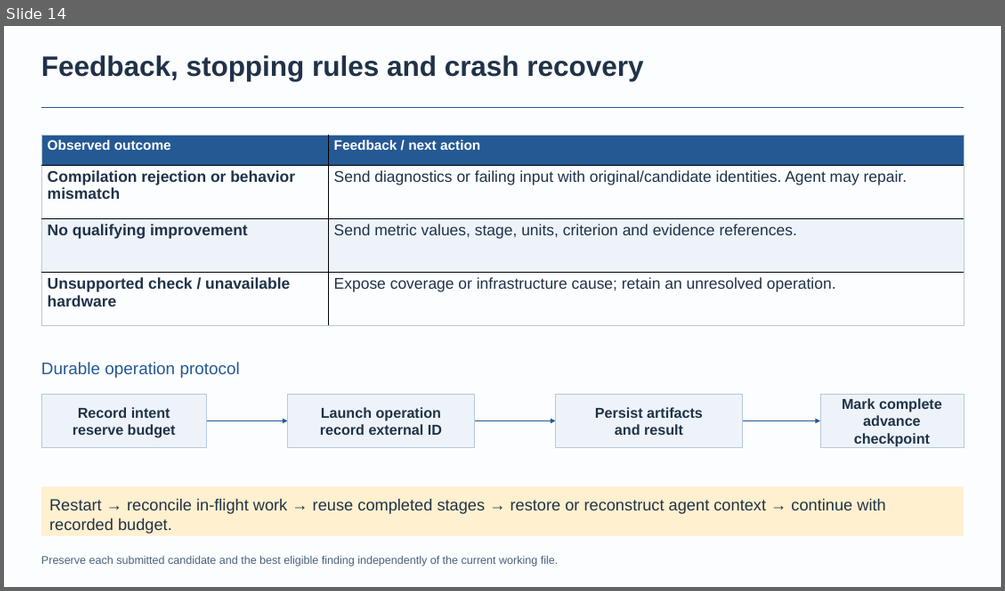
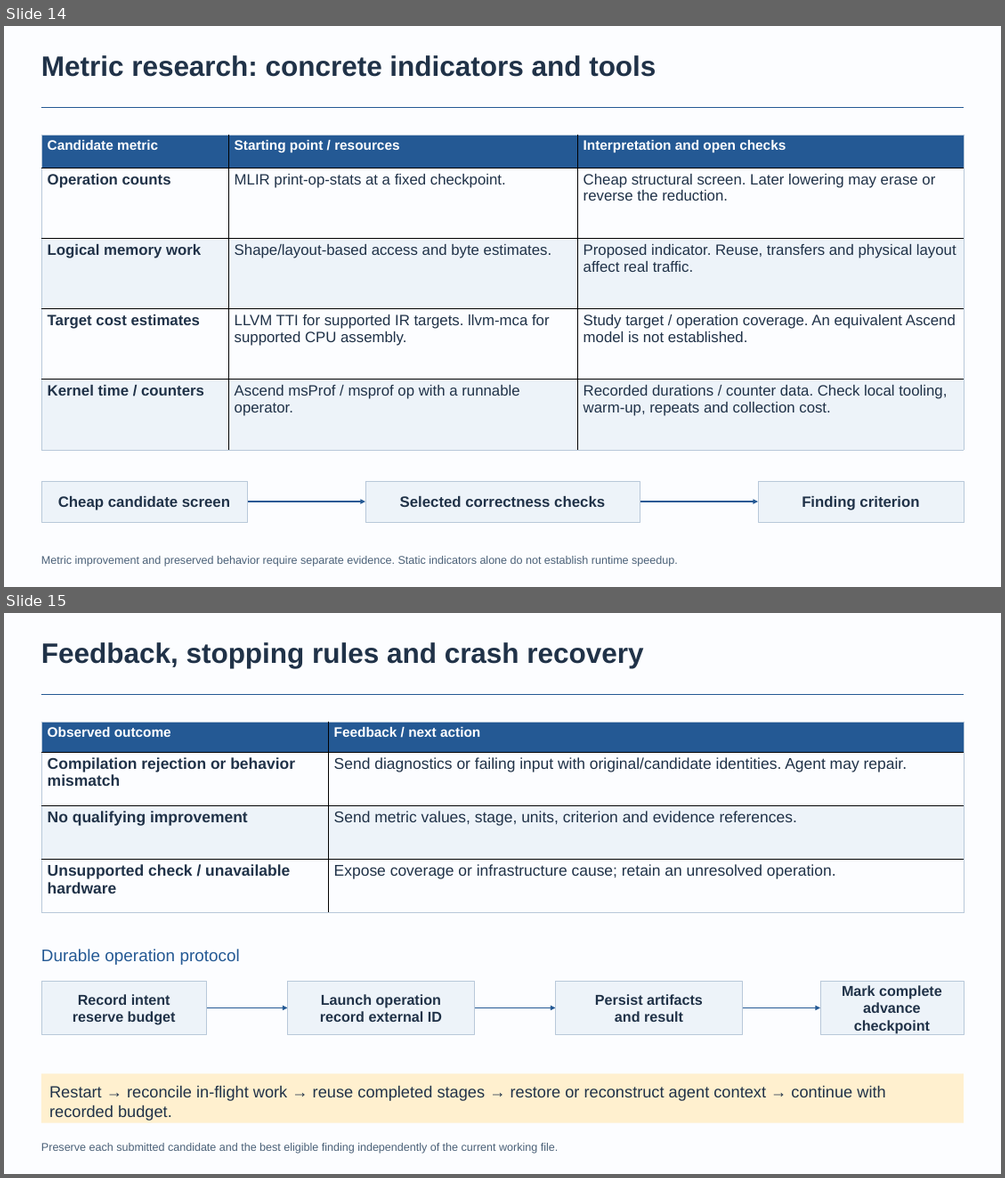
Before and after one commit to BonZirka/ascend-npu-optimization-research, a slide deck: output/ascend-optimization-pitch/ascend-optimization-technical.pptx. Shown one above the other, each under a label of ours: slide 14 before the commit, slides 14 and 15 after it. The pictures are 1005x591 and 1005x1178 pixels, drawn with LibreOffice and Linux fonts; fonts in the diff are those of the drawing. Boxes give left, top, right and bottom in pixels: in the first picture for what was removed or moved away, otherwise in the second. Text is boxed around its words. In the diff, an @@ line names an element or a change of style, - is before the commit and + after.

Commit message:
Clarify missed-optimization motivation and research starting points
Recognize problem-triggered proactive optimization epics, remove internal question identifiers, reproduce full paper titles and add concrete harness, validation and metric candidates with scope limits and primary references.

```diff
--- a/output/ascend-optimization-pitch/ascend-optimization-technical.pptx
+++ b/output/ascend-optimization-pitch/ascend-optimization-technical.pptx
@@ slide 14 added at box(4, 26, 1001, 587), background #FCFDFF @@
@@ text added at box(41, 55, 655, 77), 33.8 pt, text #203248, bold @@
+Metric research: concrete indicators and tools
@@ rectangle added at box(41, 107, 963, 107), fill #245994 @@
@@ table added at box(41, 135, 963, 450), 5 rows, 3 columns @@
+Candidate metric | Starting point / resources | Interpretation and open checks
+Operation counts | MLIR print-op-stats at a fixed checkpoint. | Cheap structural screen. Later lowering may erase or reverse the reduction.
+Logical memory work | Shape/layout-based access and byte estimates. | Proposed indicator. Reuse, transfers and physical layout affect real traffic.
+Target cost estimates | LLVM TTI for supported IR targets. llvm-mca for supported CPU assembly. | Study target / operation coverage. An equivalent Ascend model is not established.
+Kernel time / counters | Ascend msProf / msprof op with a runnable operator. | Recorded durations / counter data. Check local tooling, warm-up, repeats and collection cost.
@@ rectangle added at box(41, 481, 247, 522), fill #EDF3F9, outline #B8C8D9 0.98 pt, 18 pt, text #203248, bold @@
+Cheap candidate screen
@@ arrow added from (247, 501) to (365, 501), #245994 1.5 pt @@
@@ rectangle added at box(365, 481, 639, 522), fill #EDF3F9, outline #B8C8D9 0.98 pt, 18 pt, text #203248, bold @@
+Selected correctness checks
@@ arrow added from (639, 501) to (758, 501), #245994 1.5 pt @@
@@ rectangle added at box(758, 481, 963, 522), fill #EDF3F9, outline #B8C8D9 0.98 pt, 18 pt, text #203248, bold @@
+Finding criterion
@@ text added at box(41, 556, 678, 566), 13.5 pt, text #4B6178 @@
+Metric improvement and preserved behavior require separate evidence. Static indicators alone do not establish runtime speedup.
@@ what was slide 14 is now slide 15 @@
```
Also in this commit, not shown: 6 slides changed, 3 other slides added, 3 slides removed, 6 other files.
